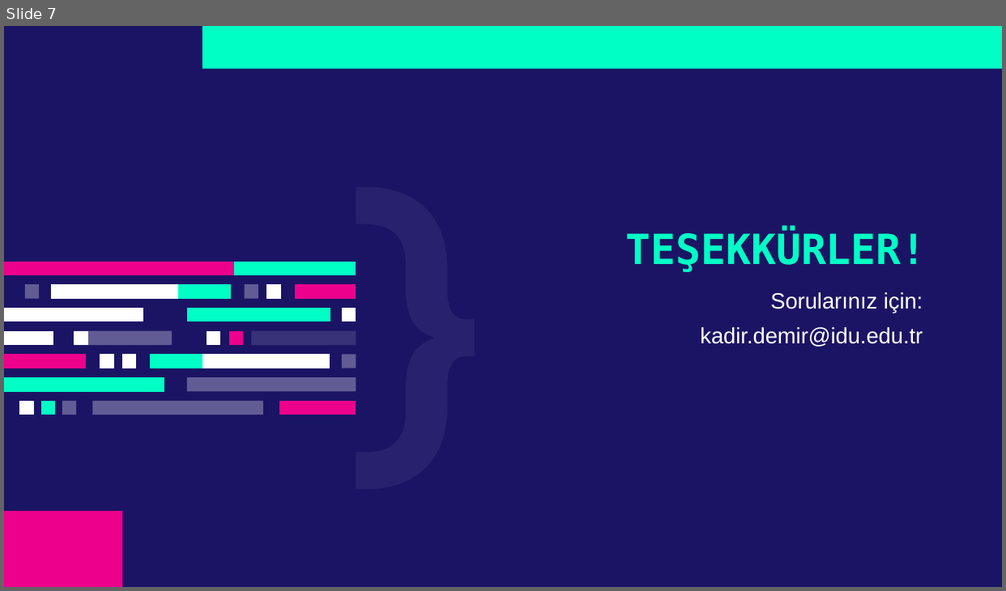
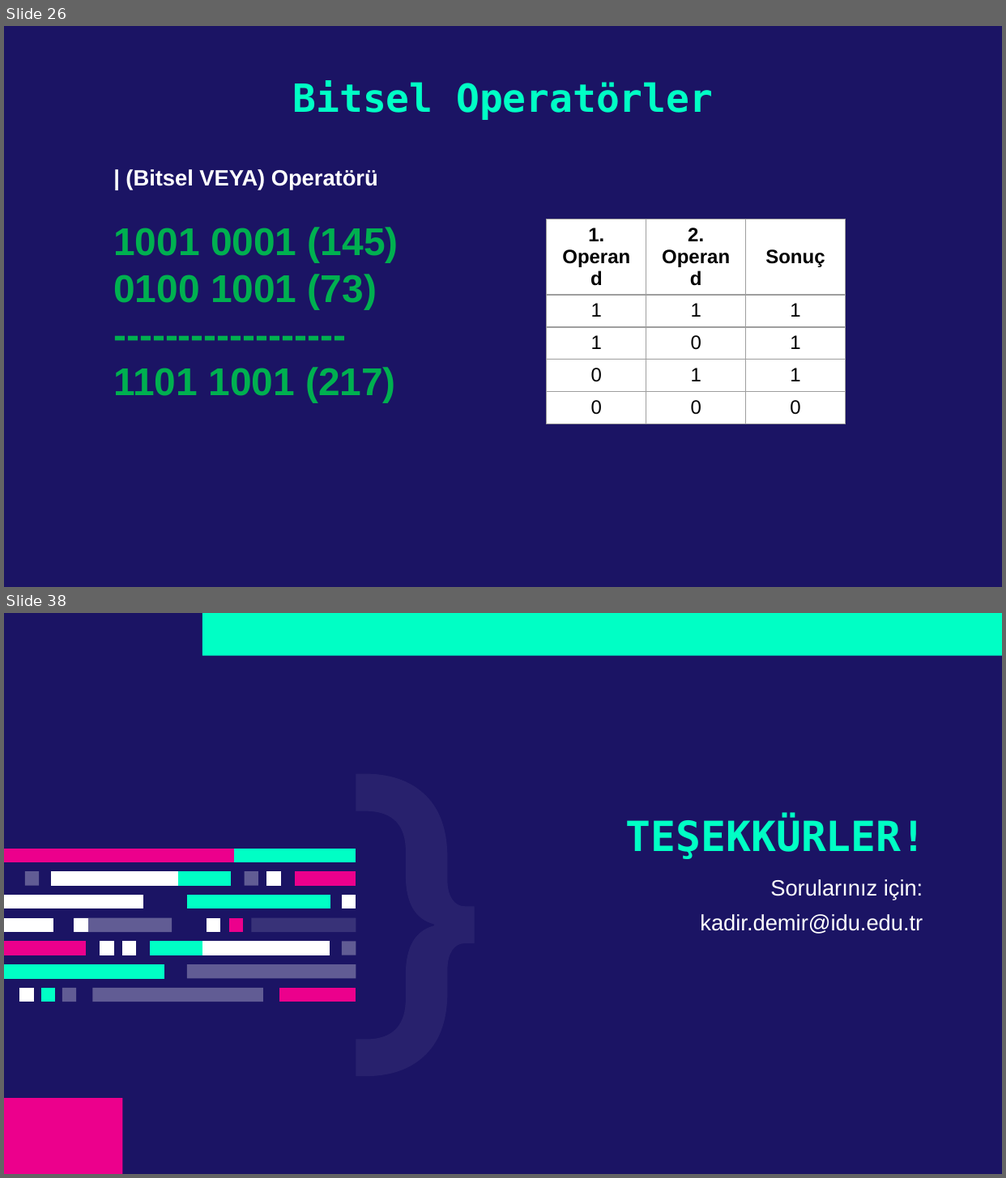
Before and after one commit to kadirdemir/C-Sharp-2022, a slide deck: Operatörler.pptx. Shown one above the other, each under a label of ours: slide 7 before the commit, slides 26 and 38 after it; the slides between them are not shown. The pictures are 1006x591 and 1006x1178 pixels, drawn with LibreOffice and Linux fonts; fonts in the diff are those of the drawing. Boxes give left, top, right and bottom in pixels: in the first picture for what was removed or moved away, otherwise in the second. Text is boxed around its words. In the diff, an @@ line names an element or a change of style, - is before the commit and + after.

Commit message:
Operatörler Sunumu güncellendi

```diff
--- a/Operatörler.pptx
+++ b/Operatörler.pptx
@@ slide 26 added at (4,26,1002,587), background #1B1464 @@
@@ title added at (293,80,713,120), 28 pt, text #00FFC5, bold @@
+Bitsel Operatörler
@@ text added at (113,169,398,403), 28 pt, text #00B050, bold @@
+| (Bitsel VEYA) Operatörü
+1001 0001 (145)
+0100 1001 (73)
+------------------
+1101 1001 (217)
@@ table added at (547,220,846,418), 5 rows, 3 columns @@
+1. Operand | 2. Operand | Sonuç
+1 | 1 | 1
+1 | 0 | 1
+0 | 1 | 1
+0 | 0 | 0
@@ what was slide 7 is now slide 38 @@
```
Also in this commit, not shown: 30 other slides added.
